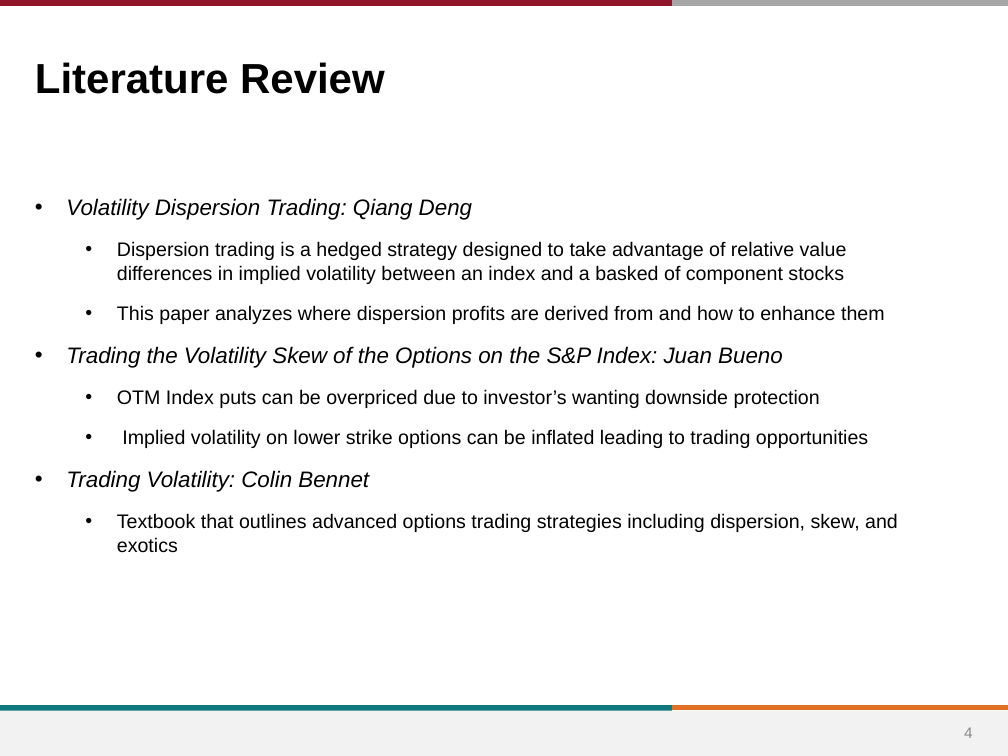
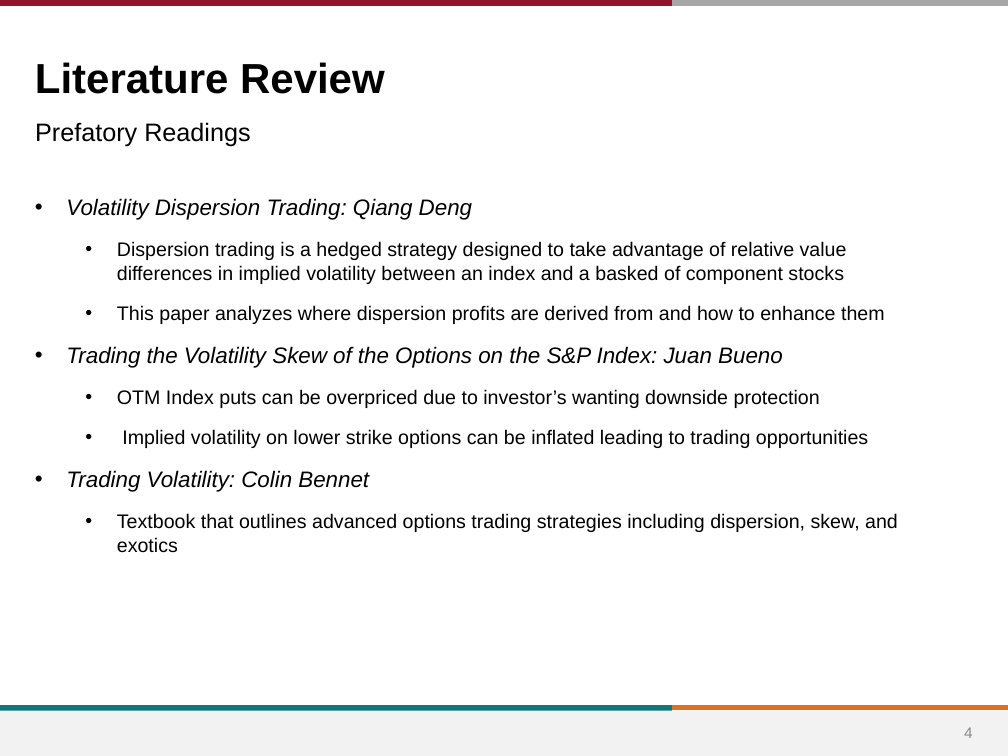
Before and after one commit to greggiordano12/MGT-411, a slide deck: slide 4 of Proposal/Options_Proposal.pptx. Drawn at 1008x756 pixels with LibreOffice and Linux fonts; fonts in the diff are those of the drawing; background and template pictures are left out. Boxes give left, top, right and bottom in pixels: in the first picture for what was removed or moved away, otherwise in the second. Text is boxed around its words. In the diff, an @@ line names an element or a change of style, - is before the commit and + after.

```diff
--- a/Proposal/Options_Proposal.pptx
+++ b/Proposal/Options_Proposal.pptx
@@ text added at (x1=35, y1=122, x2=250, y2=146), 18 pt, text #000000 @@
+Prefatory Readings
```
Also in this commit, not shown: 6 other slides changed, 2 slides added, 3 slides removed, 9 other files.
